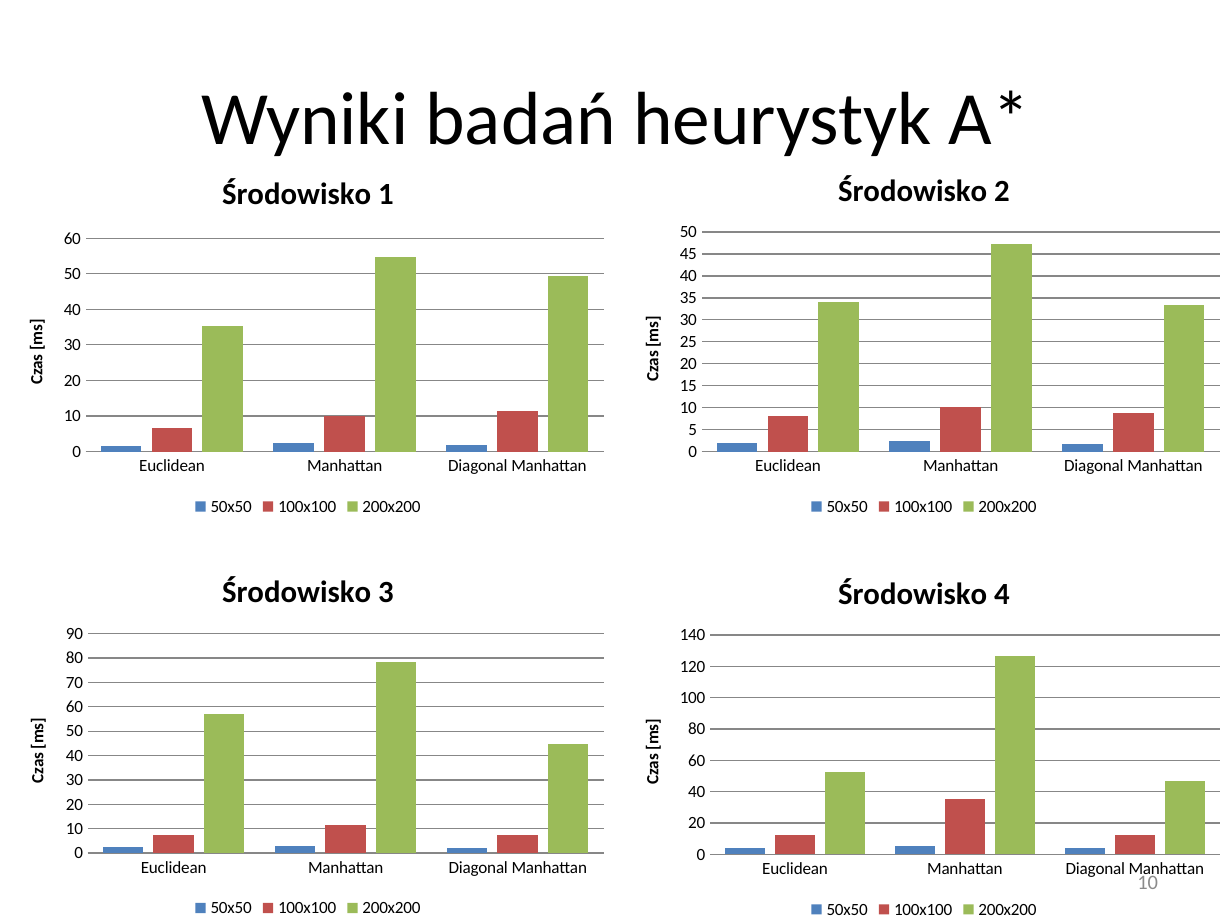
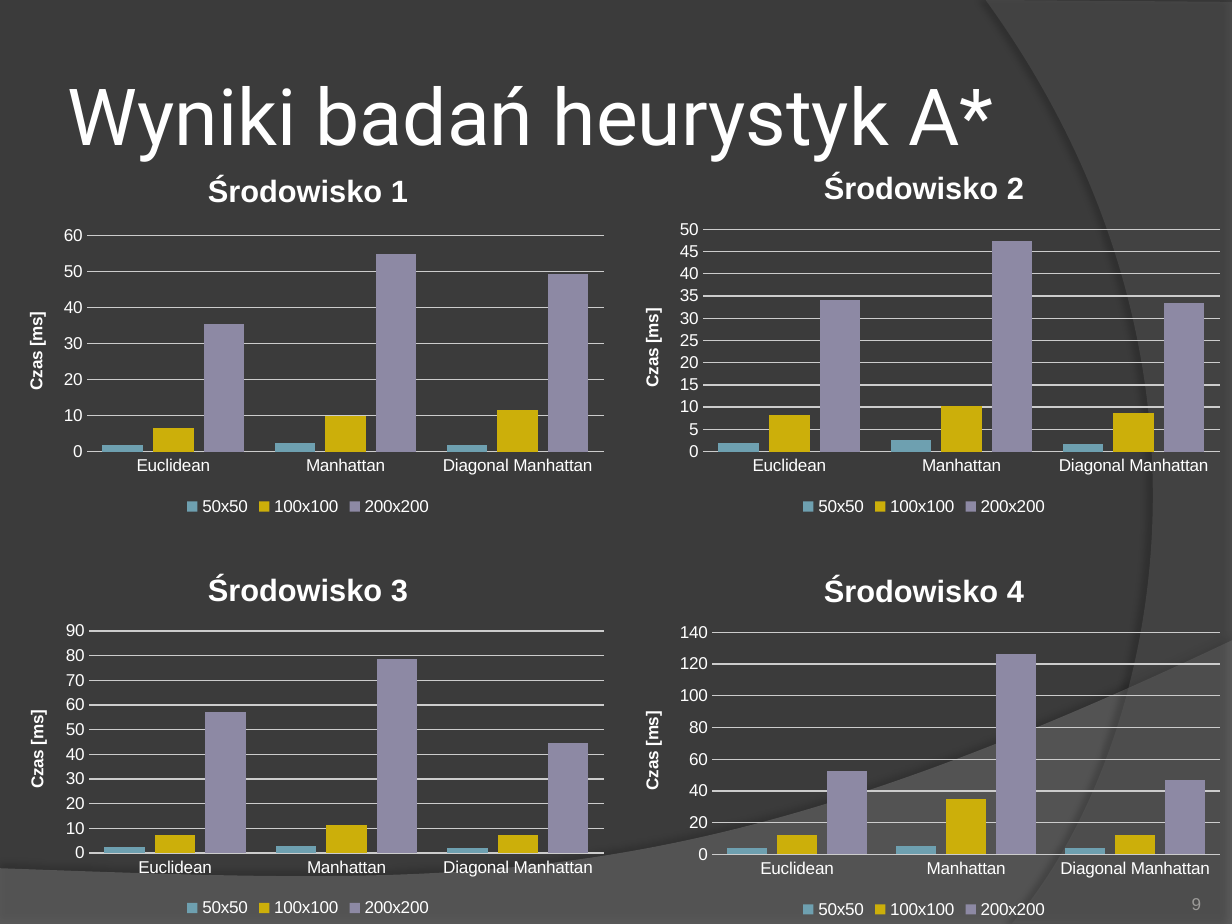
Before and after one commit to sskullgra/Character-Navigation, a slide deck: slide 9 of Nawigacja w grach komputerowych.pptx (slide 10 before the commit). Drawn at 1232x924 pixels with LibreOffice and Linux fonts; fonts in the diff are those of the drawing. Boxes give left, top, right and bottom in pixels: in the first picture for what was removed or moved away, otherwise in the second. Text is boxed around its words. In the diff, an @@ line names an element or a change of style, - is before the commit and + after.

Commit message:
final

```diff
--- a/Nawigacja w grach komputerowych.pptx
+++ b/Nawigacja w grach komputerowych.pptx
@@ background #FFFFFF to #3B3B3B @@
@@ freeform shape added at <box>986,0,1232,924</box>, fill #5E5E5E at 40% opacity @@
@@ title "Wyniki badań heurystyk A*" at <box>68,86,994,162</box>: size 44 to 46 pt, font Calibri to Roboto, text colour #000000 to #FFFFFF; alignment centre to left @@
@@ column chart at <box>0,152,616,521</box> @@
@@ colour of 50x50 #4F81BD to #6EA0B0 @@
@@ colour of 100x100 #C0504D to #CCAF0A @@
@@ colour of 200x200 #9BBB59 to #8D89A4 @@
@@ lettering changed @@
@@ column chart at <box>616,152,1232,521</box> @@
@@ colour of 50x50 #4F81BD to #6EA0B0 @@
@@ colour of 100x100 #C0504D to #CCAF0A @@
@@ colour of 200x200 #9BBB59 to #8D89A4 @@
@@ lettering changed @@
@@ column chart at <box>0,553,616,923</box> @@
@@ colour of 50x50 #4F81BD to #6EA0B0 @@
@@ colour of 100x100 #C0504D to #CCAF0A @@
@@ colour of 200x200 #9BBB59 to #8D89A4 @@
@@ lettering changed @@
@@ column chart at <box>616,554,1232,924</box> @@
@@ colour of 50x50 #4F81BD to #6EA0B0 @@
@@ colour of 100x100 #C0504D to #CCAF0A @@
@@ colour of 200x200 #9BBB59 to #8D89A4 @@
@@ lettering changed @@
@@ freeform shape added at <box>0,641,1232,924</box>, fill #7F7F7F at 45% opacity @@
@@ page number at <box>1192,898,1202,910</box>: vertical alignment middle to bottom @@
@@ page number at <box>1192,898,1202,910</box>: text changed; size 12 to 10 pt; font Calibri to Arial; text colour #8C8C8C to #9D9B9A @@
-10
+9
```
Also in this commit, not shown: 11 other slides changed, 1 slide removed.
